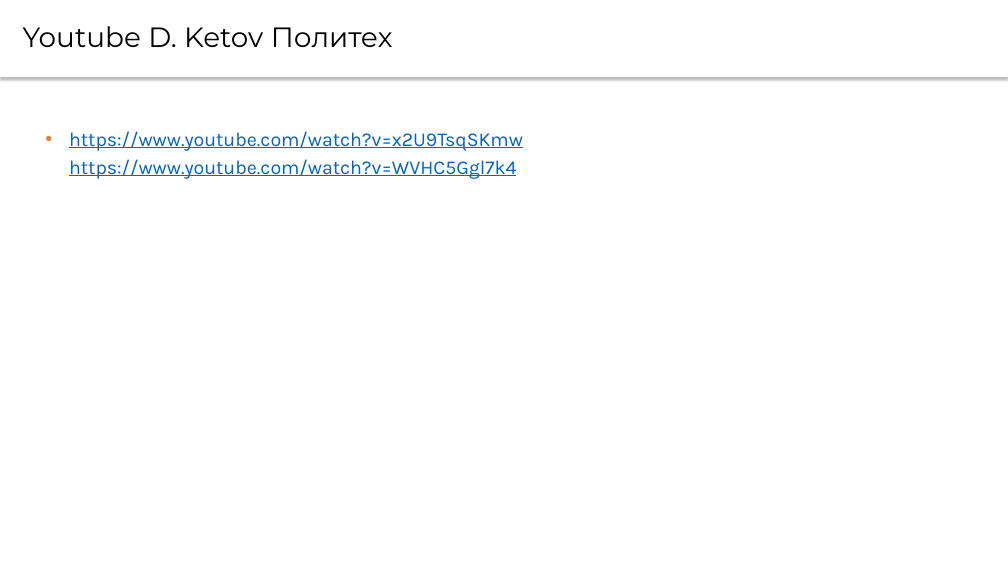
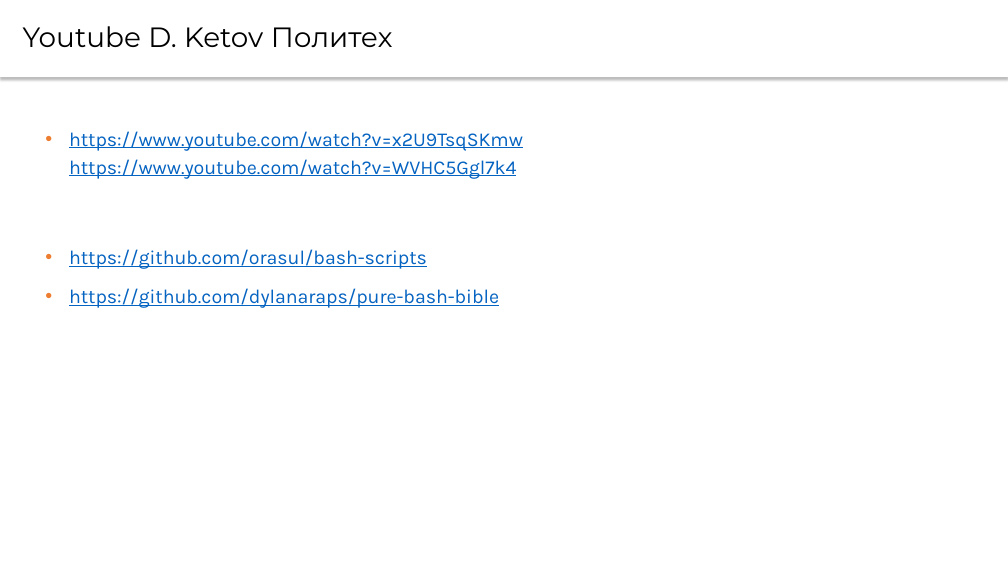
Before and after one commit to CsteerDevops1/lectures_devops2, a slide deck: slide 2 of LinuxArch/LinuxArch5.pptx. Drawn at 1008x567 pixels with LibreOffice and Linux fonts; fonts in the diff are those of the drawing. Boxes give left, top, right and bottom in pixels: in the first picture for what was removed or moved away, otherwise in the second. Text is boxed around its words. In the diff, an @@ line names an element or a change of style, - is before the commit and + after.

```diff
--- a/LinuxArch/LinuxArch5.pptx
+++ b/LinuxArch/LinuxArch5.pptx
@@ text at [69,249,499,308]: paragraphs added @@
+• https://github.com/orasul/bash-scripts
+• https://github.com/dylanaraps/pure-bash-bible
```
Also in this commit, not shown: 1 other slide changed, 11 slides added, 10 slides removed.
